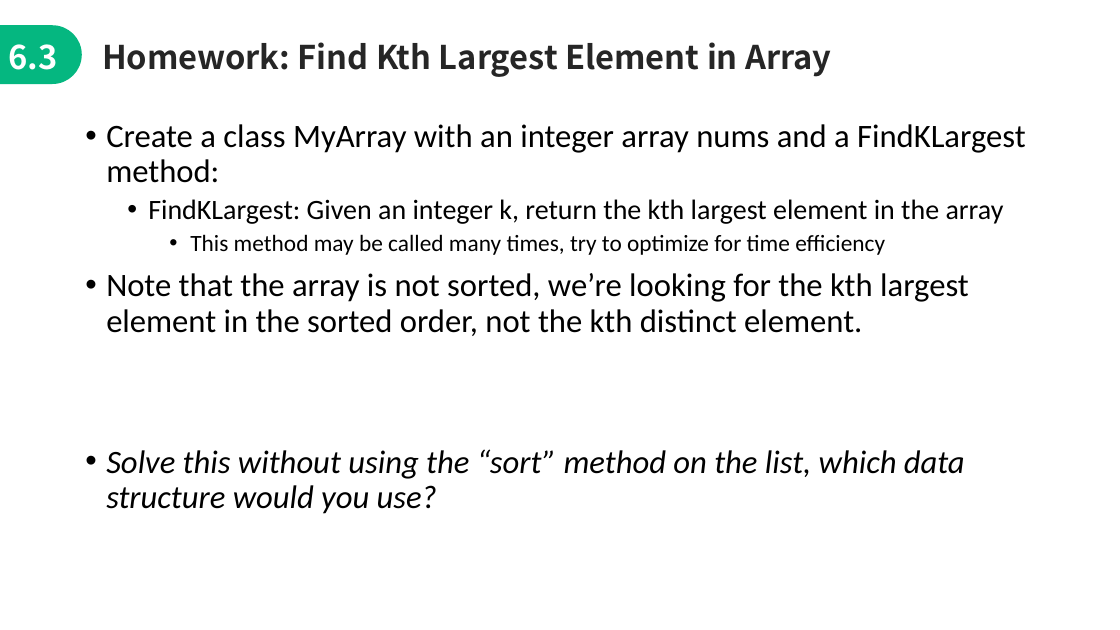
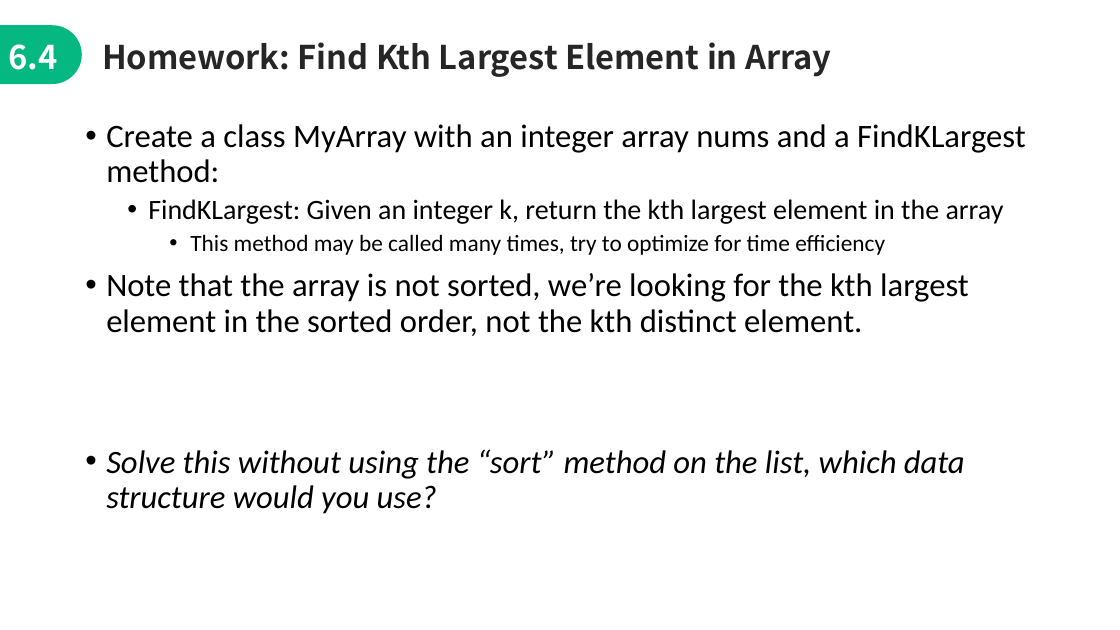
Before and after one commit to jimmyyih518/DSA2022Fall, a slide deck: slide 37 of week2/week2_slides.pptx (slide 36 before the commit). Drawn at 1120x630 pixels with LibreOffice and Linux fonts; fonts in the diff are those of the drawing. Boxes give left, top, right and bottom in pixels: in the first picture for what was removed or moved away, otherwise in the second. Text is boxed around its words. In the diff, an @@ line names an element or a change of style, - is before the commit and + after.

```diff
--- a/week2/week2_slides.pptx
+++ b/week2/week2_slides.pptx
@@ text at box(8, 44, 57, 70): text changed @@
-6.3
+6.4
```
Also in this commit, not shown: 1 slide added, 6 other files.
